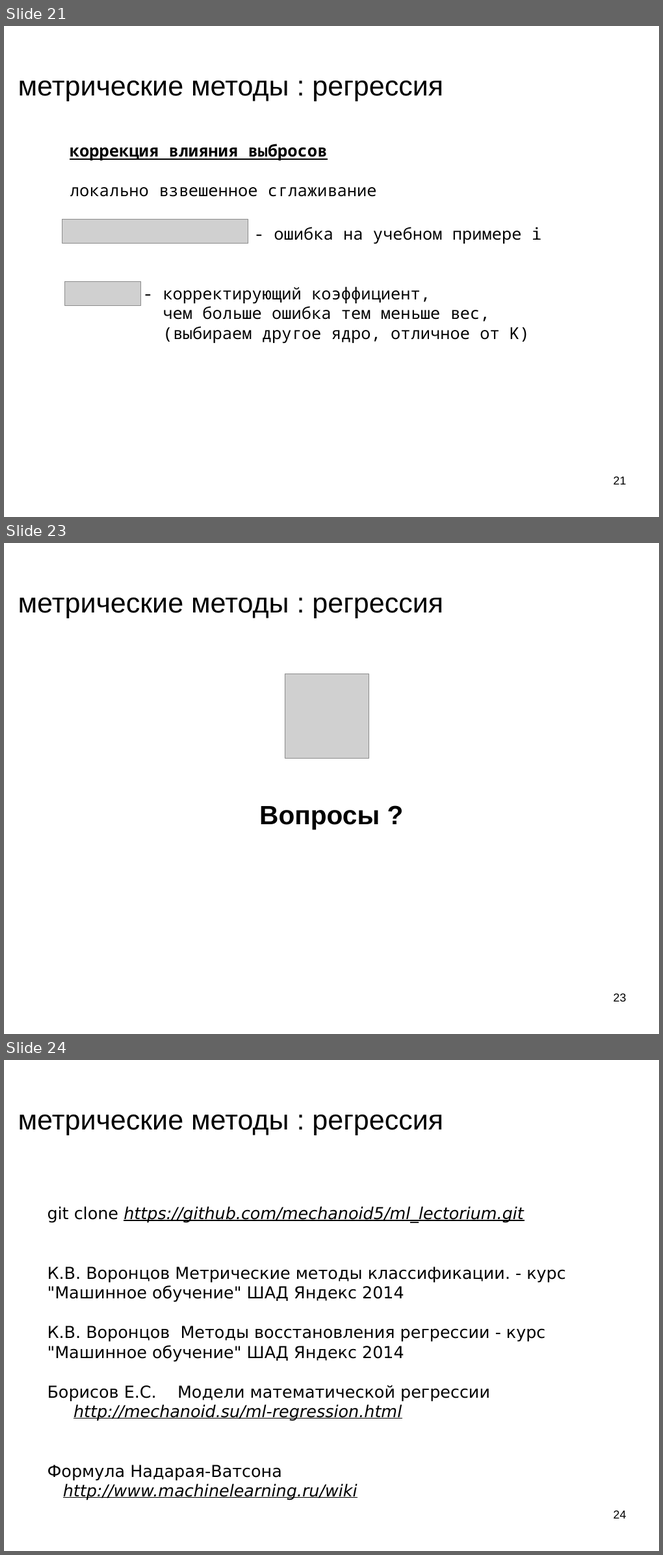
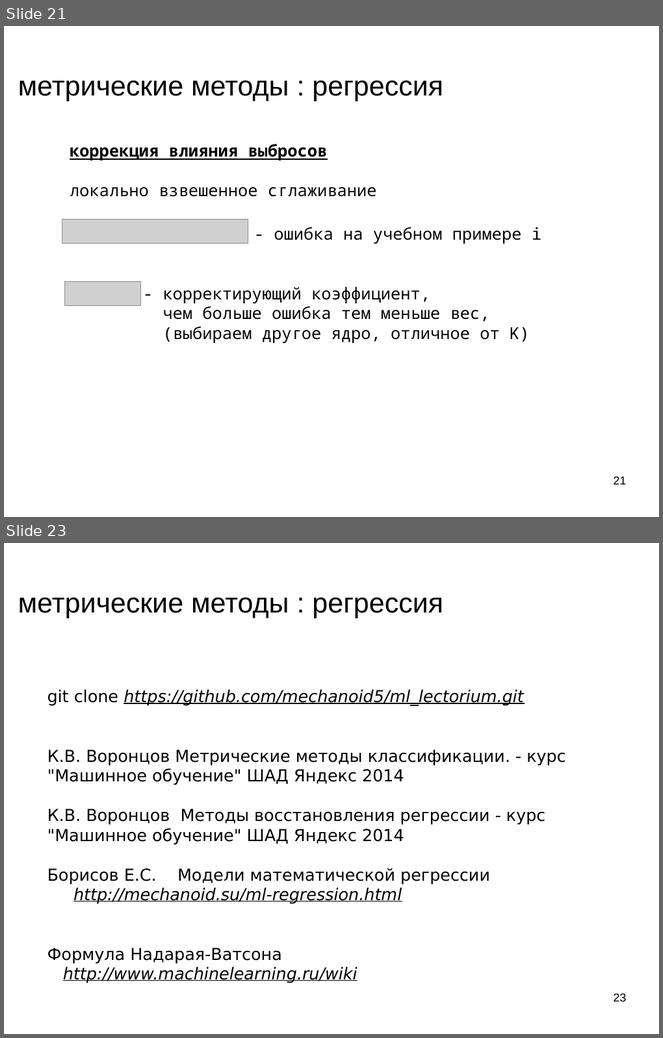
Before and after one commit to mechanoid5/ml_lectorium_legacy, a slide deck: 04-regression-metric.odp. Shown one above the other, each under a label of ours: slides 21, 23 and 24 before the commit, slides 21 and 23 after it; the slides between them are not shown. The pictures are 663x1555 and 663x1038 pixels, drawn with LibreOffice and Linux fonts; fonts in the diff are those of the drawing; grey boxes stand for pictures; background and template pictures are left out. Boxes give left, top, right and bottom in pixels: in the first picture for what was removed or moved away, otherwise in the second. Text is boxed around its words. In the diff, an @@ line names an element or a change of style, - is before the commit and + after.

```diff
--- a/04-regression-metric.odp
+++ b/04-regression-metric.odp
@@ slide 23 removed at [4, 543, 659, 1034], background picture (left out) @@
@@ title removed at [18, 598, 443, 618] @@
-метрические методы : регрессия
@@ picture removed at [285, 674, 369, 759] @@
@@ subtitle removed at [259, 806, 380, 830] @@
-Вопросы ?
@@ page number removed at [614, 993, 627, 1002] @@
-23
@@ what was slide 24 is now slide 23 @@
@@ page number at [614, 993, 627, 1002]: text changed @@
-24
+23
```
Also in this commit, not shown: 1 slide changed, 23 other files.
